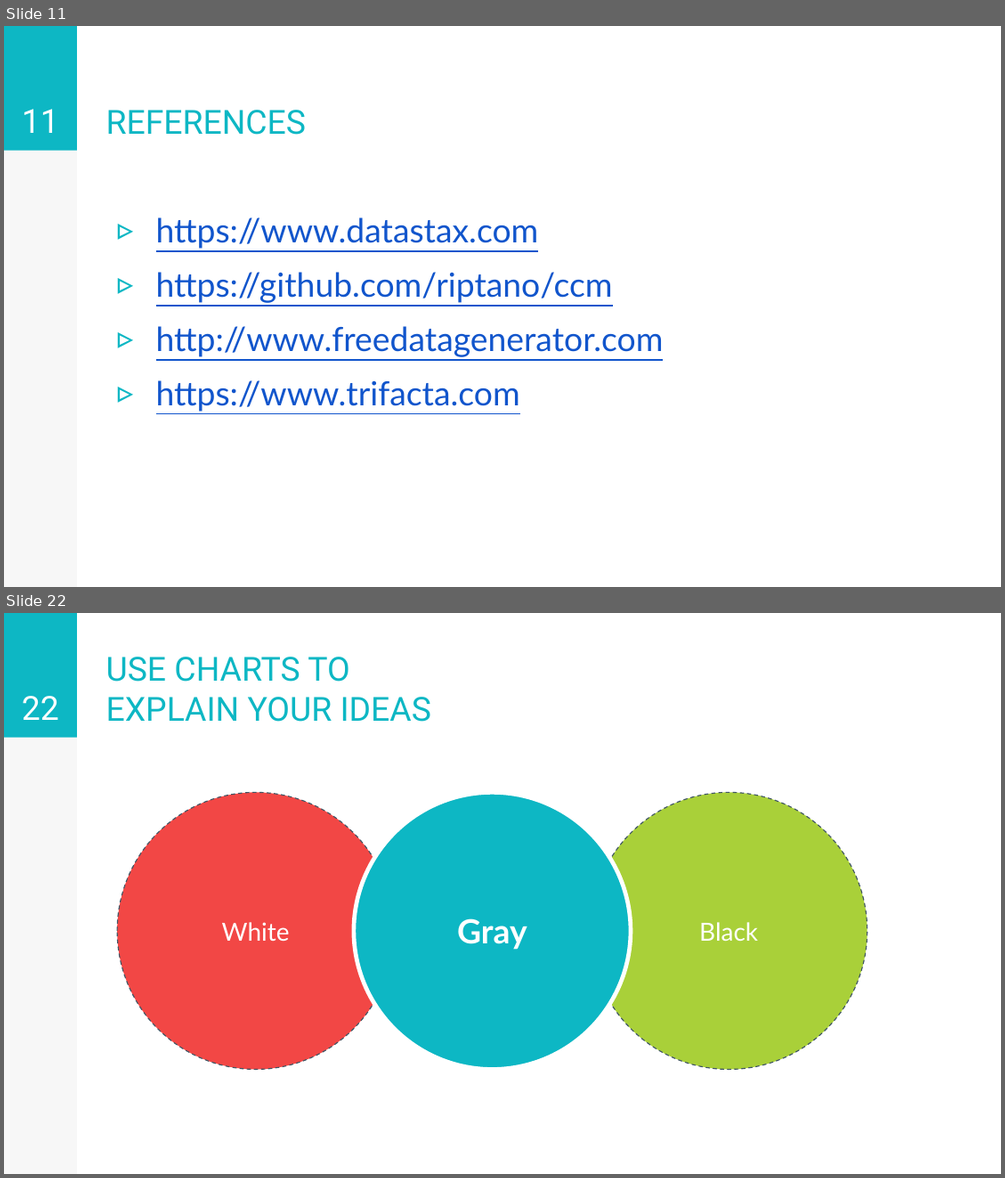
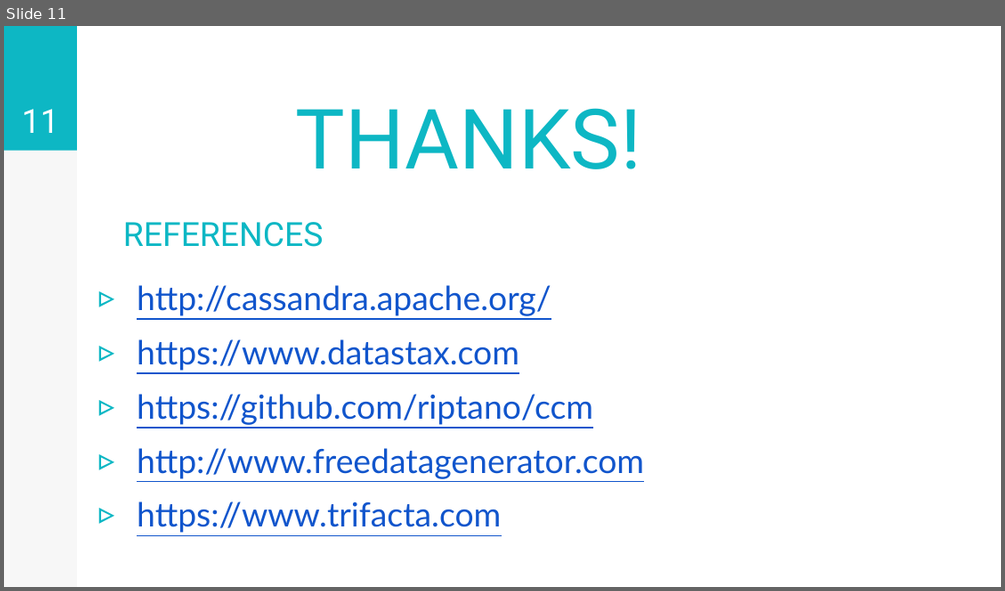
Before and after one commit to stefano-rebora/ADM_Project_2017-2018, a slide deck: documents/presentation.pptx. Shown one above the other, each under a label of ours: slides 11 and 22 before the commit, slide 11 after it; the slides between them are not shown. The pictures are 1005x1178 and 1005x591 pixels, drawn with LibreOffice and Linux fonts; fonts in the diff are those of the drawing. Boxes give left, top, right and bottom in pixels: in the first picture for what was removed or moved away, otherwise in the second. Text is boxed around its words. In the diff, an @@ line names an element or a change of style, - is before the commit and + after.

```diff
--- a/documents/presentation.pptx
+++ b/documents/presentation.pptx
@@ slide 22 removed at (4,613,1001,1174), background #FFFFFF; not listed: 2 template elements that a slide beside it also shows @@
@@ title removed at (106,657,431,722) @@
-USE CHARTS TO EXPLAIN YOUR IDEAS
@@ page number removed at (22,696,59,720) @@
-22
@@ ellipse removed at (117,793,394,1070) @@
-White
@@ ellipse removed at (354,793,631,1070) @@
-Gray
@@ ellipse removed at (591,793,867,1070) @@
-Black
@@ slide 11 changed as well @@
@@ text added at (296,108,641,169), 60 pt, text #0DB7C4 @@
+THANKS!
@@ title "REFERENCES": place and size @@
-title "REFERENCES" at (106,110,306,135)
+title "REFERENCES" at (123,222,323,247)
@@ text "http://cassandra.apache.org/": place and size @@
-text "http://cassandra.apache.org/" at (156,217,663,411)
+text "http://cassandra.apache.org/" at (137,285,644,532)
@@ text at (137,285,550,316): paragraph added @@
+▹ http://cassandra.apache.org/
```
Also in this commit, not shown: 2 other slides changed, 27 other slides removed, 4 other files.
